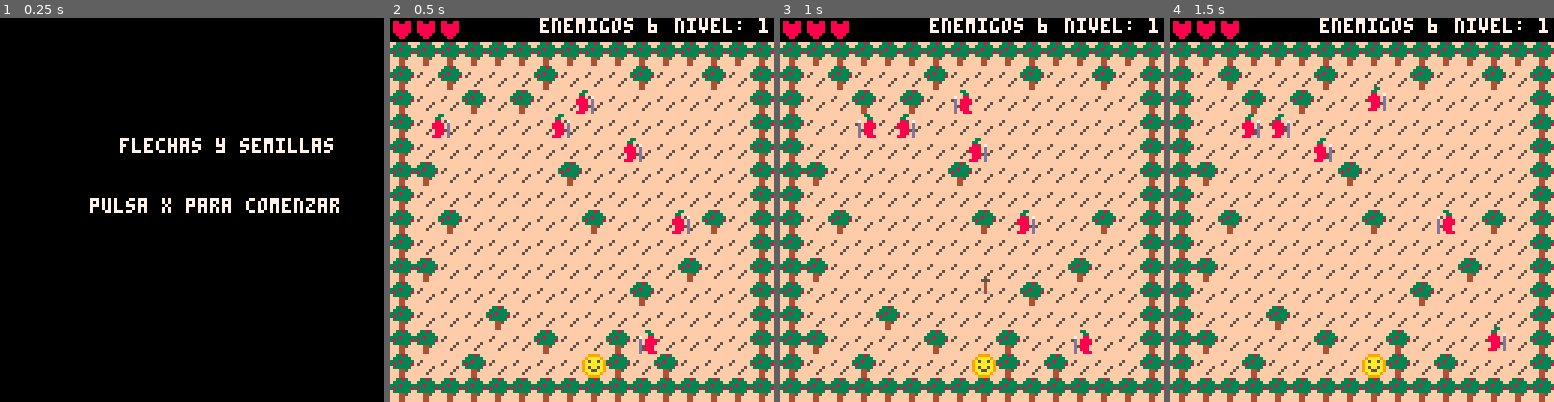
Above: before the commit, frames 1-4 (left to right).
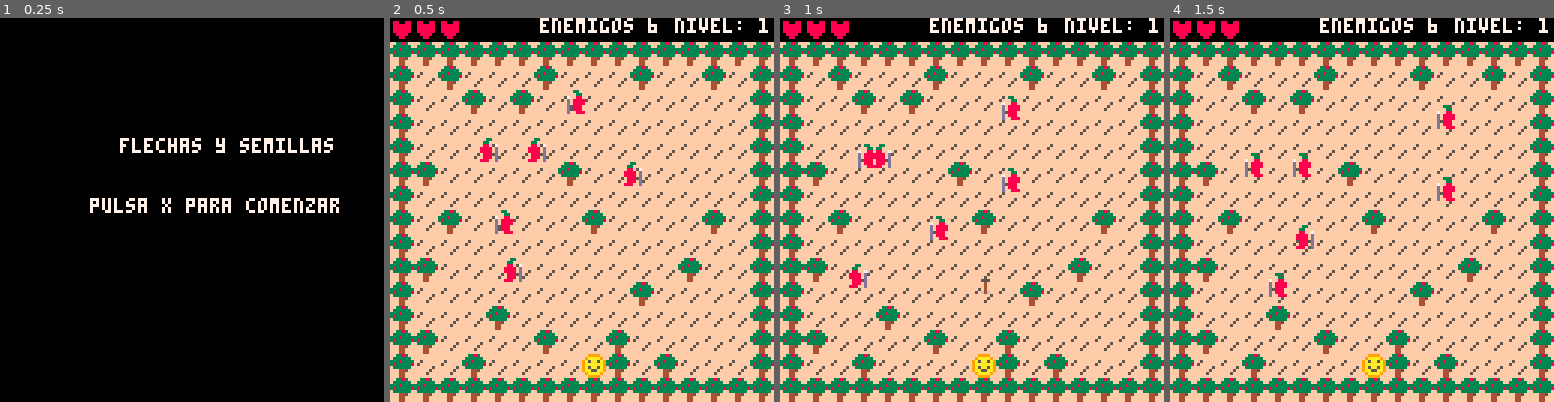
Above: after the commit, the same moments.

Repository: RodrigoS724/trees_archers
Game: PICO-8 cartridge demo.p8
Same seed, same stepped clock (60 frames per second), same inputs: the game is played once before the commit and once after it.
Inputs:
- Up to frame 1 (0.25 s): no input
- Up to frame 2 (0.5 s): tap X (X key) at 0.33 s
- Up to frame 3 (1 s): tap O (Z key) at 0.7 s
- Up to frame 4 (1.5 s): tap X (X key) at 1.07 s

Frame 1 is identical in both runs. In frame 2, 2.0% of the frame differs, in the area x 10-79%, y 18-88%; in frame 3, 2.2%, in the area x 17-82%, y 18-88%; in frame 4, 2.2%.

Commit message:
Revert "Merge branch 'main' of https://github.com/RodrigoS724/trees_archers"
This reverts commit c05be65ab1450f7f9f737f0040b9d5894d96d0bf, reversing
changes made to 6f51e66d37b49555eee4a526262925a14043ec3f.

Diff:
--- a/demo.p8
+++ b/demo.p8
@@ -162,14 +162,20 @@
     local x_aleatorio, y_aleatorio
     local intentos = 0
     local max_intentos = 100
+    -- lれとmite de intentos para evitar bucles infinitos
 
     repeat
-        x_aleatorio = flr(rnd(MUNDO_ANCHO - 4)) + 2
-        y_aleatorio = flr(rnd(MUNDO_ALTO - 4)) + 2
+        x_aleatorio = flr(rnd(MUNDO_ANCHO - 2)) + 2
+        y_aleatorio = flr(rnd(MUNDO_ALTO - 3)) + 2
         intentos += 1
 
         local atrapado_horizontal = es_no_transitable(x_aleatorio - 1, y_aleatorio)
                 and es_no_transitable(x_aleatorio + 1, y_aleatorio)
+        -- generar posiciれはn aleatoria dentro del rango vれくlido del mapa
+
+        -- verificar que la posiciれはn no estれた atrapada entre dos bloques no transitables
+
+        -- verificar que la posiciれはn sea transitable y no haya colisiones con otros enemigos
     until not es_no_transitable(x_aleatorio, y_aleatorio)
             and not atrapado_horizontal
             and not ColisionConEnemigos({ x = x_aleatorio, y = y_aleatorio, ancho = self.ancho, alto = self.alto })
@@ -501,12 +507,12 @@
             if recolectable.tipo == 1 then
                 vidas += 1
                 curas_recogidas += 1 -- incrementar el contador de curas
-                tiempo_mostrar_cura = 30 * 2 -- mostrar el +1 durante 2 segundos (60 fps)
+                tiempo_mostrar_cura = 60 * 2 -- mostrar el +1 durante 2 segundos (60 fps)
             end
             if recolectable.tipo == 2 then
                 jugador:activar_velocidad_ataque()
                 aumento_recodigos += 1
-                tiempo_mostrar_aumento = 30 * 15
+                tiempo_mostrar_aumento = 60 * 15
             end
             del(recolectables, recolectable)
         end
@@ -663,13 +669,13 @@
         end
         if tiempo_mostrar_aumento > 0 then
             spr(51, 8 * vidas, 0)
+            print(tiempo_mostrar_aumento, 0, 0, 7)
             tiempo_mostrar_aumento -= 1
             x_offset += 8
         end
         print("enemigos " .. #enemigos, 50, 0, 7)
         print("nivel: " .. nivel_actual, 95, 0, 7)
         Mundo:Dibujar()
-        local y=0
         if jugador.invencible then
             -- alternar visibilidad del sprite para crear el parpadeo
             if flr(time() / 0.2) % 2 == 0 then
